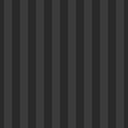
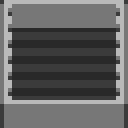
Comparing the layer stacks of the two (128, 128) images. Changes:
added layer "Pasted Layer #1" above "inner" over [0, 0, 128, 128]
